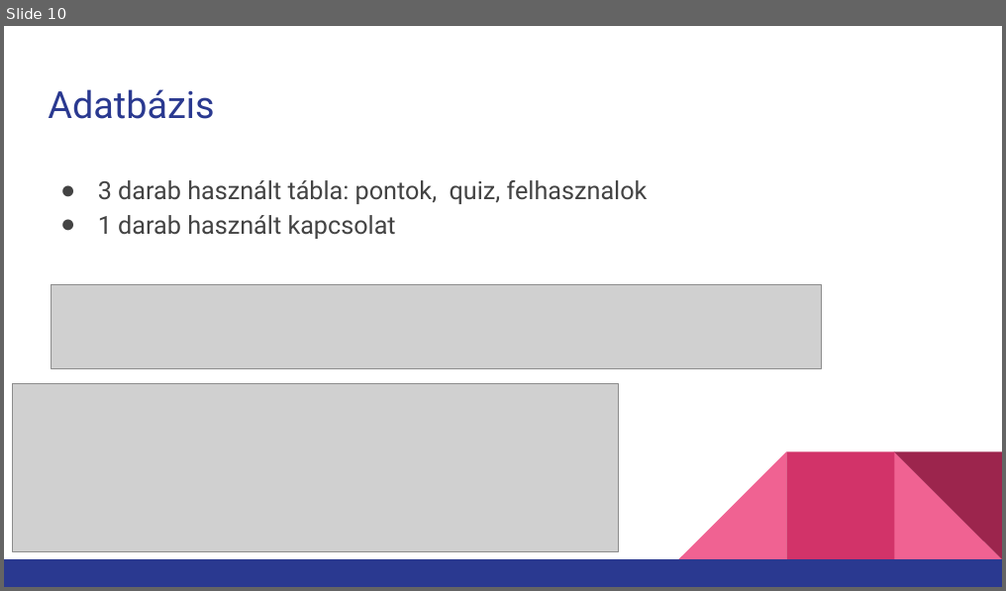
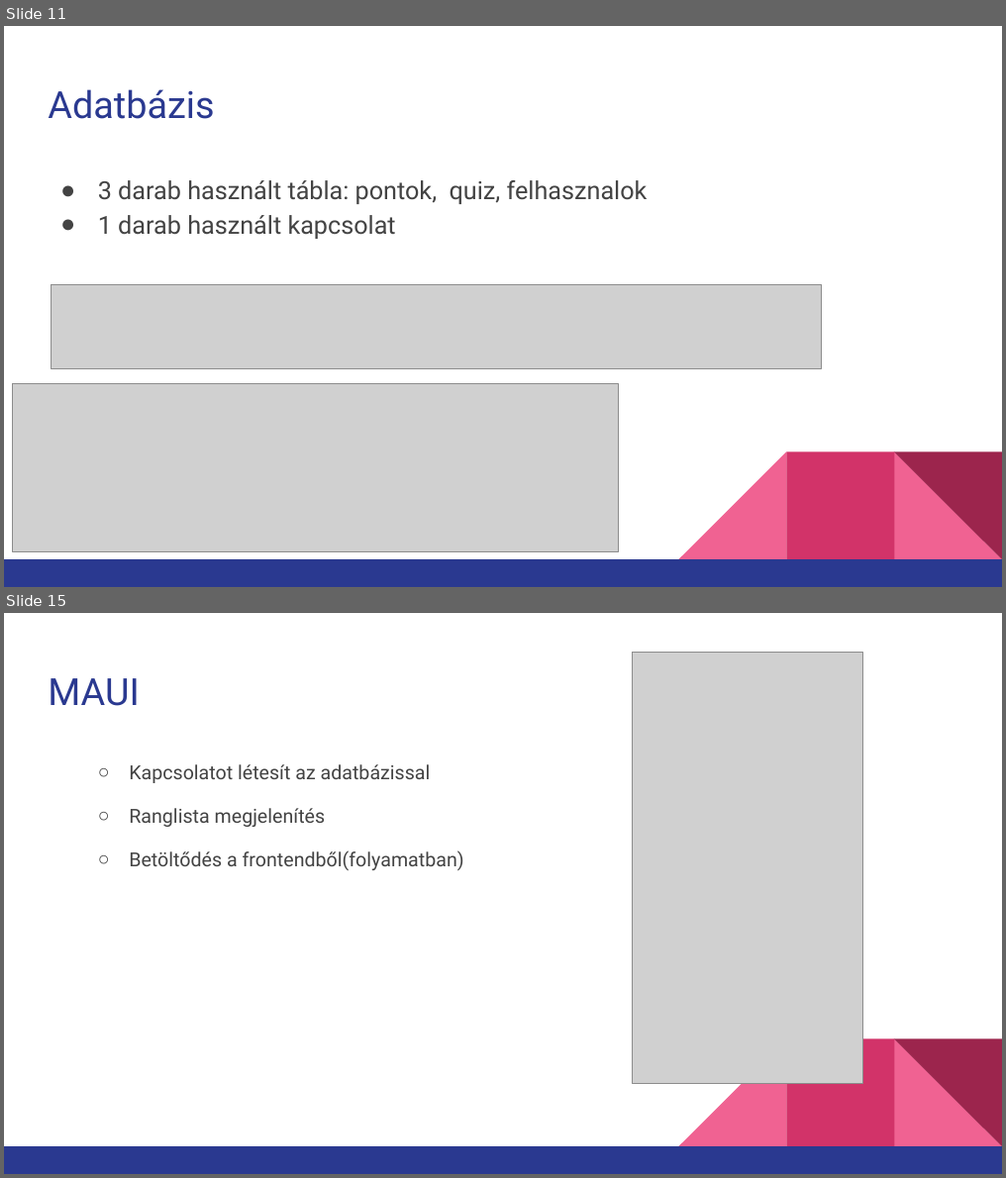
Before and after one commit to kocsisg1/cohoot, a slide deck: Cohoot.pptx. Shown one above the other, each under a label of ours: slide 10 before the commit, slides 11 and 15 after it; the slides between them are not shown. The pictures are 1006x591 and 1006x1178 pixels, drawn with LibreOffice and Linux fonts; fonts in the diff are those of the drawing; grey boxes stand for pictures. Boxes give left, top, right and bottom in pixels: in the first picture for what was removed or moved away, otherwise in the second. Text is boxed around its words. In the diff, an @@ line names an element or a change of style, - is before the commit and + after.

```diff
--- a/Cohoot.pptx
+++ b/Cohoot.pptx
@@ slide 15 added at [4,613,1002,1174], background #FFFFFF; not listed: 5 template elements that a slide beside it also shows @@
@@ picture added at [632,652,862,1083] @@
@@ title added at [48,678,139,706], 27 pt, text #2A3990 @@
+MAUI
@@ text added at [129,764,464,870], 14 pt, text #434343 @@
+  ○ Kapcsolatot létesít az adatbázissal
+  ○ Ranglista megjelenítés
+  ○ Betöltődés a frontendből(folyamatban)
@@ what was slide 10 is now slide 11 @@
```
Also in this commit, not shown: 4 slides changed, 7 other slides added, 5 slides removed.
